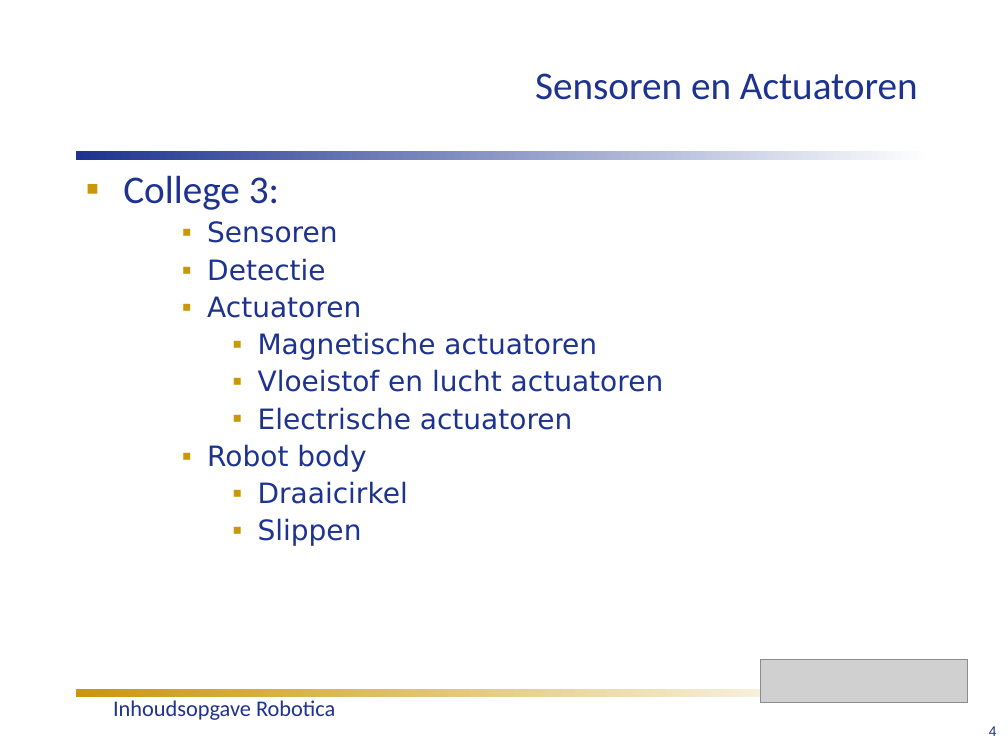
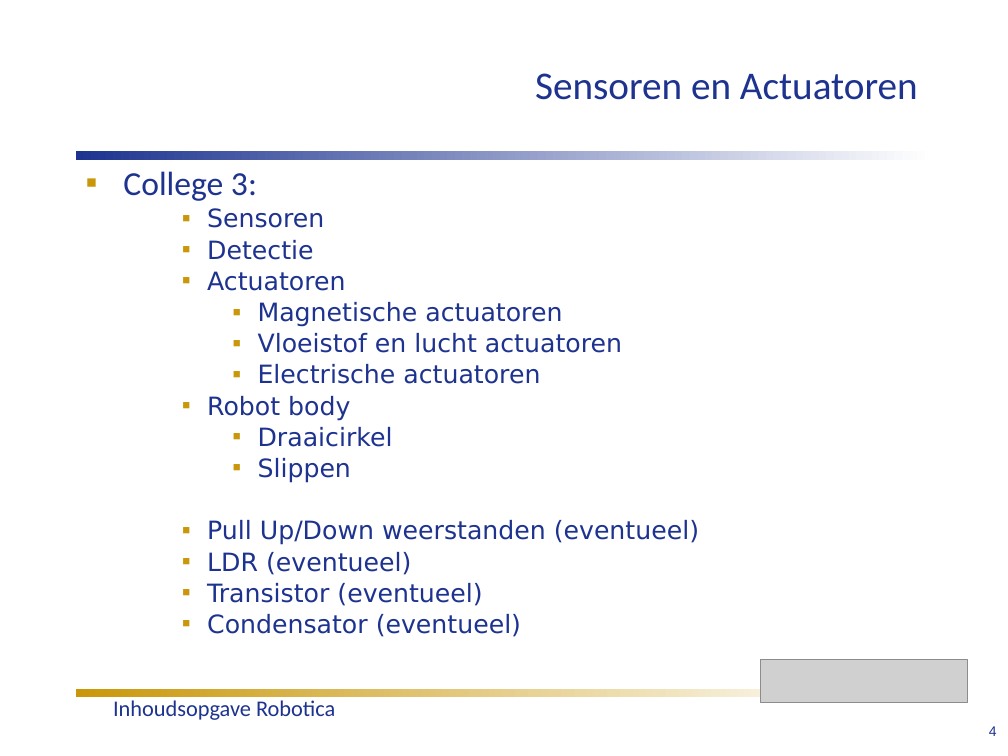
Before and after one commit to humiq/Greendevelopment, a slide deck: slide 6 of trunk/documents/Colleges/ISIROB Inhoudsopgave colleges 2012.ppt. Drawn at 1008x756 pixels with LibreOffice and Linux fonts; fonts in the diff are those of the drawing; grey boxes stand for pictures. Boxes give left, top, right and bottom in pixels: in the first picture for what was removed or moved away, otherwise in the second. Text is boxed around its words. In the diff, an @@ line names an element or a change of style, - is before the commit and + after.

Commit message:
Updated IC 3

```diff
--- a/trunk/documents/Colleges/ISIROB Inhoudsopgave colleges 2012.ppt
+++ b/trunk/documents/Colleges/ISIROB Inhoudsopgave colleges 2012.ppt
@@ text at [123, 171, 622, 483]: size 28 to 24 pt in "College 3:"; size 20 to 18 pt in "Sensoren", "Detectie", "Actuatoren", "Magnetische actuatoren" and 5 more places; line spacing 0.9 to 0.8 @@
@@ text at [207, 520, 699, 637]: paragraphs added @@
+    ▪ Pull Up/Down weerstanden (eventueel)
+    ▪ LDR (eventueel)
+    ▪ Transistor (eventueel)
+    ▪ Condensator (eventueel)
```
